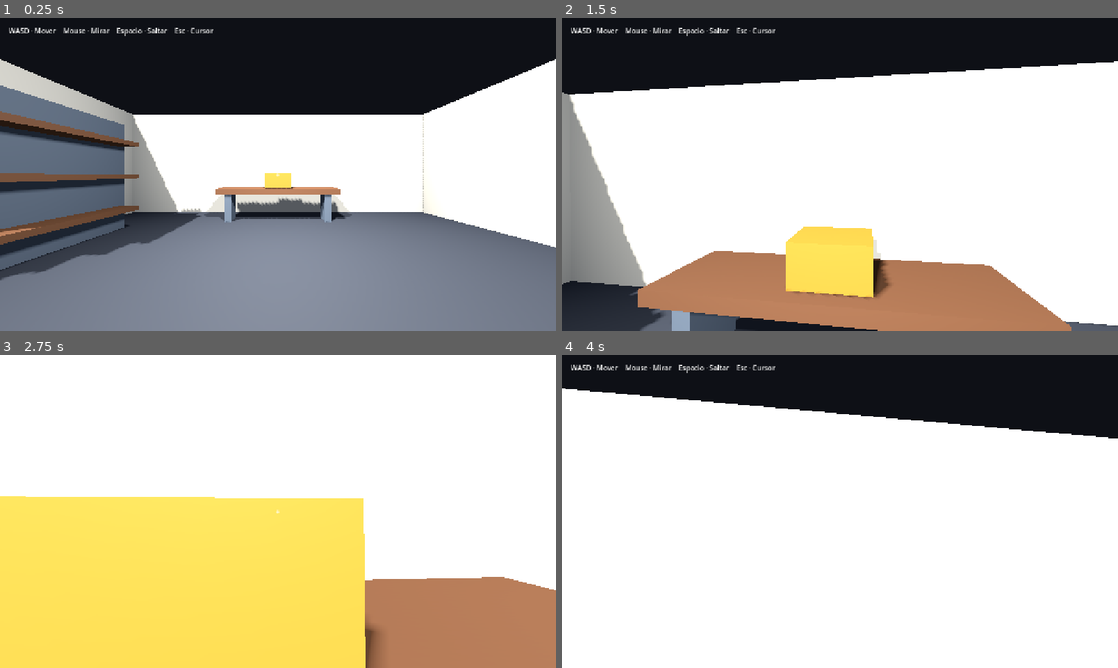
Above: before the commit, frames 1-4 (two rows, left to right).
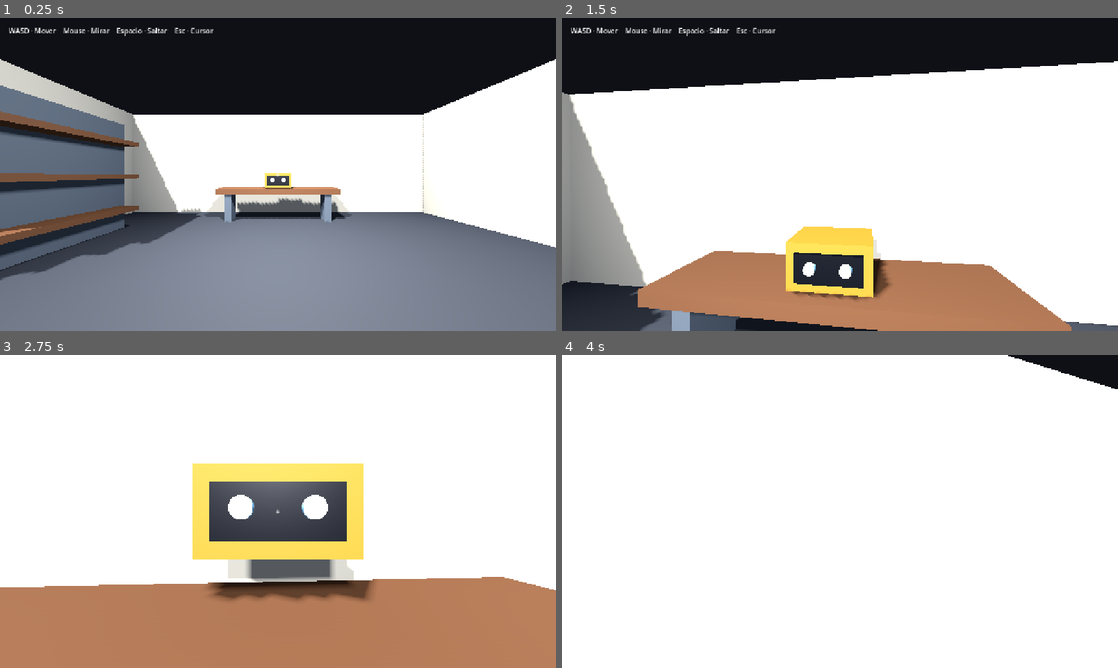
Above: after the commit, the same moments.

Repository: IDozy/starlightlegacy
Game: Godot game, scene res://scenes/main/main.tscn
Same seed, same stepped clock (60 frames per second), same inputs: the game is played once before the commit and once after it.
Inputs (mouse positions are in pixels of both pictures, inside the frame that each line leads up to):
- Up to frame 1 (0.25 s): no input
- Up to frame 2 (1.5 s): tap Enter at 0.5 s; move the mouse to (867, 174) at 0.52 s; hold W from 0.53 s (still down); tap E at 0.6, 1.35 s; tap Space at 0.77 s; move the mouse to (812, 174) at 1.27 s
- Up to frame 3 (2.75 s): keep holding W; tap Space at 1.52 s; move the mouse to (289, 505) at 2.02 s; tap E at 2.1 s
- Up to frame 4 (4 s): keep holding W; tap Space at 2.75, 3.02, 3.77 s; move the mouse to (834, 517) at 2.77 s; tap E at 2.85, 3.6 s; move the mouse to (878, 514) at 3.52 s

The runs differ from the first frame. In frame 1, 0.1% of the frame differs, in the area x 48-52%, y 50-55%; in frame 2, 1.4%; in frame 3, 37%, in the area x 0-69%, y 34-100%; in frame 4, 18%.

Commit message:
feat: place first inspectable prototype

Diff:
--- a/levels/workshop/workshop.gd
+++ b/levels/workshop/workshop.gd
@@ -1,10 +1,11 @@
 extends Node3D
+
+const INSPECTABLE_OBJECT := preload("res://systems/interaction/inspectable_object.tscn")
 
 const FLOOR_COLOR := Color(0.19, 0.20, 0.22)
 const WALL_COLOR := Color(0.73, 0.70, 0.63)
 const WOOD_COLOR := Color(0.34, 0.22, 0.14)
 const METAL_COLOR := Color(0.28, 0.31, 0.34)
-const ACCENT_COLOR := Color(0.86, 0.39, 0.12)
 
 
 func _ready() -> void:
@@ -66,8 +67,10 @@
 	_create_static_box("ShelfTwo", Vector3(-4.45, 1.5, -1.0), Vector3(0.9, 0.12, 3.0), WOOD_COLOR)
 	_create_static_box("ShelfThree", Vector3(-4.45, 2.4, -1.0), Vector3(0.9, 0.12, 3.0), WOOD_COLOR)
 
-	# Placeholder "space hardware" on the central bench.
-	_create_static_box("PrototypeDevice", Vector3(0.0, 1.35, -3.65), Vector3(0.9, 0.5, 0.65), ACCENT_COLOR)
+	var prototype_device := INSPECTABLE_OBJECT.instantiate()
+	prototype_device.name = "PrototypeDevice"
+	prototype_device.position = Vector3(0.0, 1.35, -3.65)
+	add_child(prototype_device)
 
 
 func _create_static_box(
